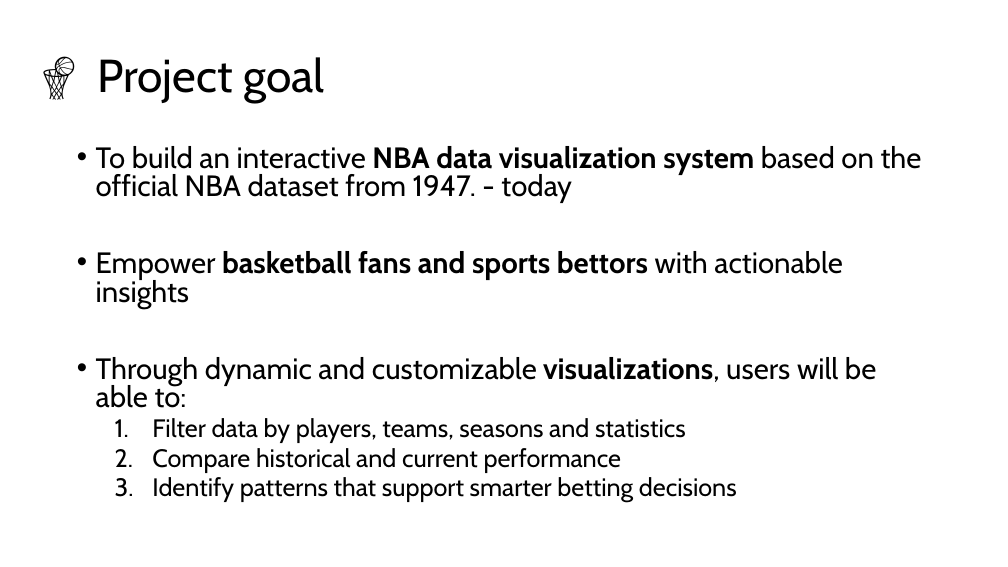
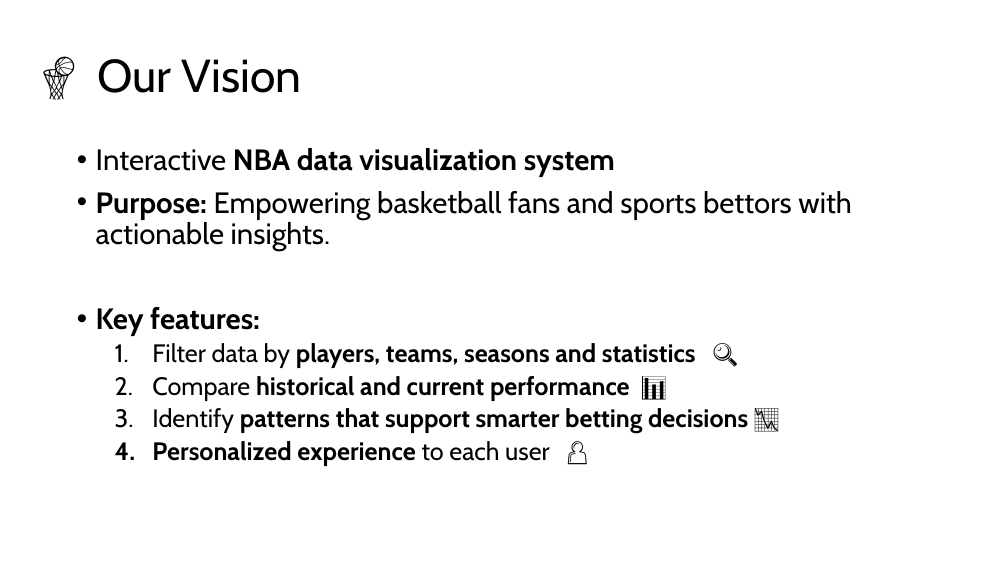
Before and after one commit to ZuanovicLuka/NBA_visualizations, a slide deck: slide 2 of presentations/1_final_presentation.pptx. Drawn at 1008x567 pixels with LibreOffice and Linux fonts; fonts in the diff are those of the drawing. Boxes give left, top, right and bottom in pixels: in the first picture for what was removed or moved away, otherwise in the second. Text is boxed around its words. In the diff, an @@ line names an element or a change of style, - is before the commit and + after.

Commit message:
Presentation, will add charts tommorow morning

```diff
--- a/presentations/1_final_presentation.pptx
+++ b/presentations/1_final_presentation.pptx
@@ title at (97,59,302,93): text changed @@
-🏀 Project goal
+🏀 Our Vision
@@ text at (96,148,851,466): text changed; size 28 to 24 pt; bold on @@
-• To build an interactive NBA data visualization system based on the official NBA dataset from 1947. - today
-• Empower basketball fans and sports bettors with actionable insights
-• Through dynamic and customizable visualizations, users will be able to:
-  1. Filter data by players, teams, seasons and statistics
-  2. Compare historical and current performance
-  3. Identify patterns that support smarter betting decisions
+• Interactive NBA data visualization system
+• Purpose: Empowering basketball fans and sports bettors with actionable insights.
+• Key features:
+  1. Filter data by players, teams, seasons and statistics 🔍
+  2. Compare historical and current performance 📊
+  3. Identify patterns that support smarter betting decisions 📉
+  4. Personalized experience to each user 👤
```
Also in this commit, not shown: 3 other slides changed, 7 slides added, 1 slide removed, 1 other file.
